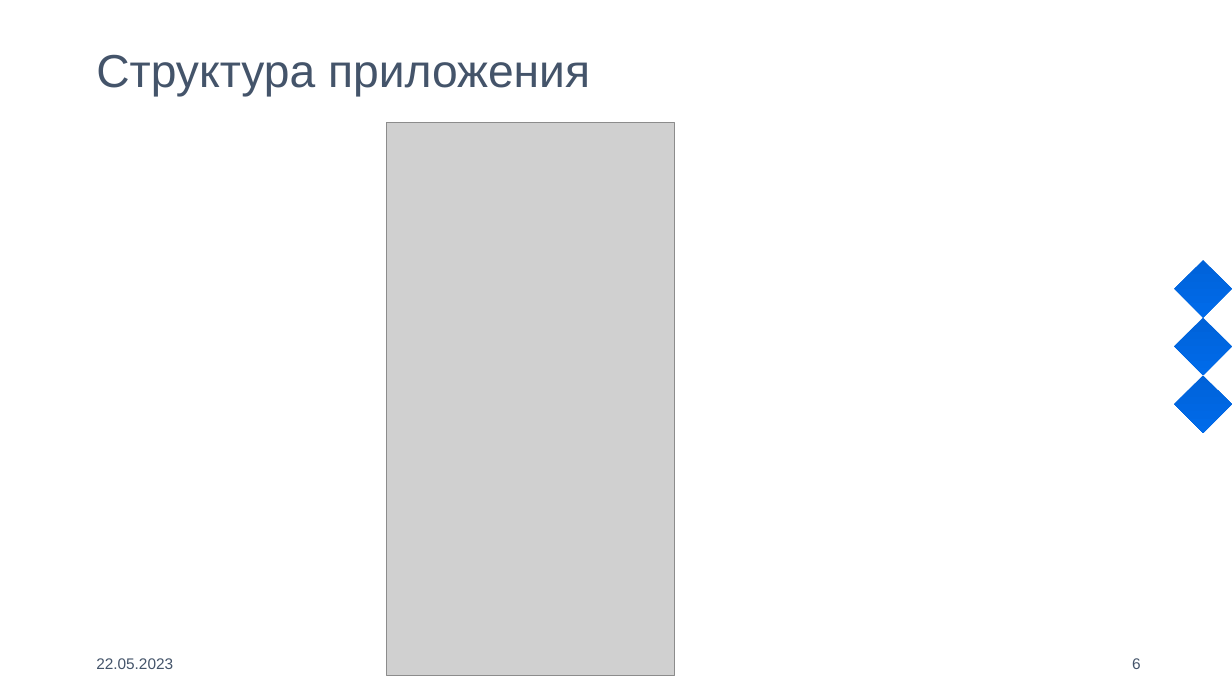
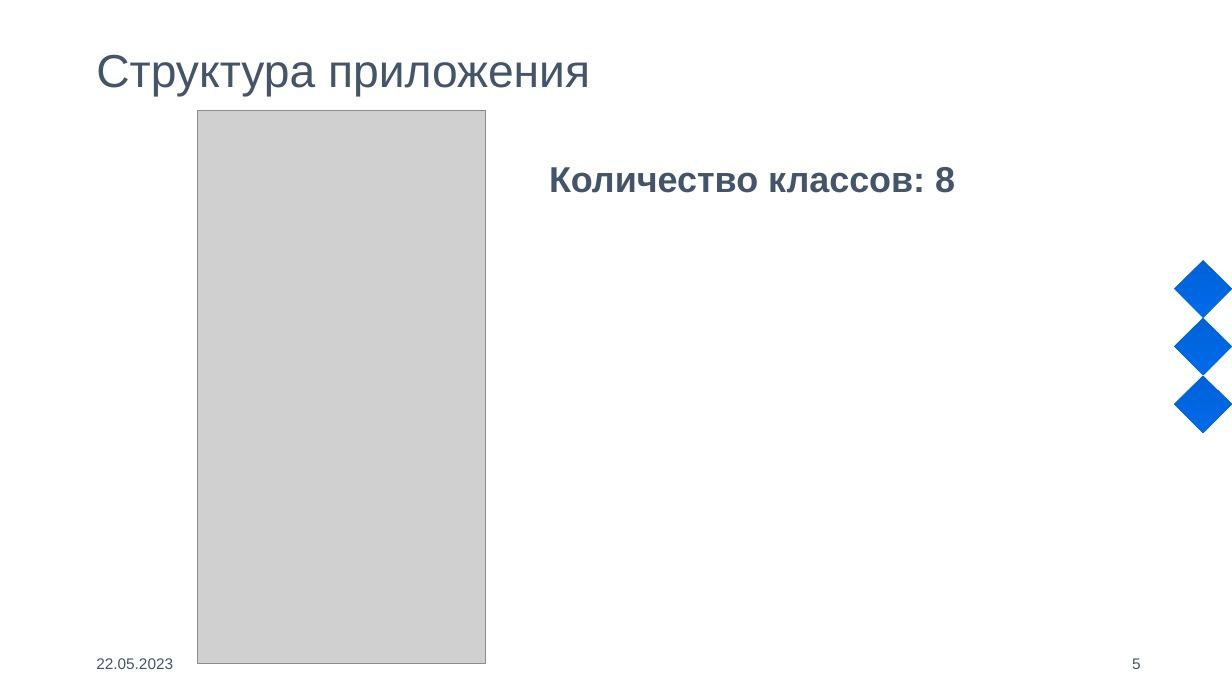
Before and after one commit to Vova-SH/SamsungGraduationWorks, a slide deck: slide 5 of 2023/Projects/Кауфман Яна и Пономарев Арсений/tracksandbingo.pptx (slide 6 before the commit). Drawn at 1232x693 pixels with LibreOffice and Linux fonts; fonts in the diff are those of the drawing; grey boxes stand for pictures; background and template pictures are left out. Boxes give left, top, right and bottom in pixels: in the first picture for what was removed or moved away, otherwise in the second. Text is boxed around its words. In the diff, an @@ line names an element or a change of style, - is before the commit and + after.

```diff
--- a/2023/Projects/Кауфман Яна и Пономарев Арсений/tracksandbingo.pptx
+++ b/2023/Projects/Кауфман Яна и Пономарев Арсений/tracksandbingo.pptx
@@ picture: place and size @@
-picture at box(387, 123, 676, 677)
+picture at box(198, 111, 486, 665)
@@ text added at box(549, 167, 955, 193), 28 pt, text #44546A, bold @@
+Количество классов: 8
@@ page number at box(1132, 658, 1141, 669): text changed @@
-6
+5
```
Also in this commit, not shown: 5 other slides changed, 4 slides added, 1 slide removed, 33 other files.
